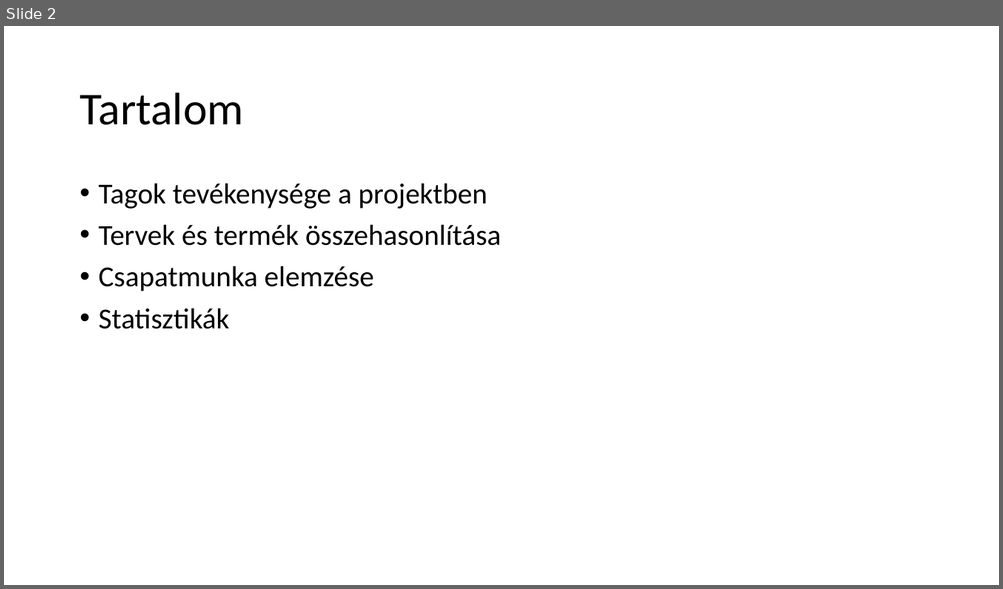
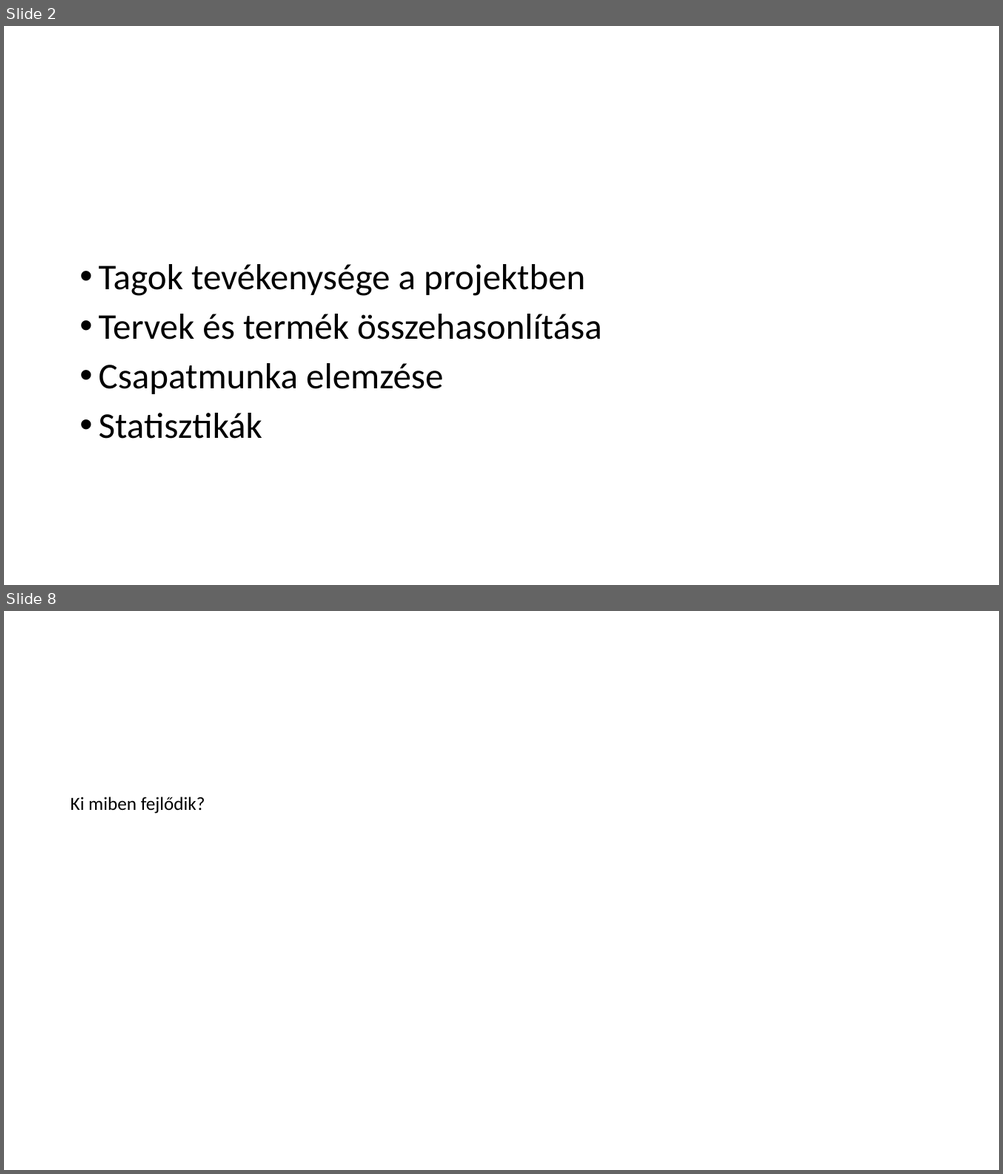
Before and after one commit to KrizsakKornelKaroly/webes-projekt, a slide deck: Bemutató/Webes Projekt.pptx. Shown one above the other, each under a label of ours: slide 2 before the commit, slides 2 and 8 after it; the slides between them are not shown. The pictures are 1003x589 and 1003x1174 pixels, drawn with LibreOffice and Linux fonts; fonts in the diff are those of the drawing; background and template pictures are left out. Boxes give left, top, right and bottom in pixels: in the first picture for what was removed or moved away, otherwise in the second. Text is boxed around its words. In the diff, an @@ line names an element or a change of style, - is before the commit and + after.

```diff
--- a/Bemutató/Webes Projekt.pptx
+++ b/Bemutató/Webes Projekt.pptx
@@ slide 8 added at [4, 611, 999, 1170], background picture (left out) @@
@@ text added at [71, 797, 205, 814], 18 pt, text #000000 @@
+Ki miben fejlődik?
@@ slide 2 changed as well @@
@@ title removed at [79, 93, 243, 125] @@
-Tartalom
@@ text "Tagok tevékenysége a projektben" at [99, 264, 602, 439]: size 28 to 35 pt; vertical alignment top to middle @@
```
Also in this commit, not shown: 4 other slides changed, 2 other slides added, 3 slides removed.
